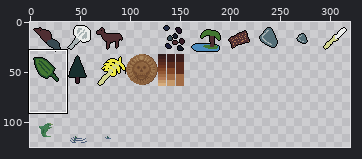
Edited in one commit: sprite sheet (tiles/resources.png). Above: a wide view before the commit, with the close-up outlined.
Close-up. Earlier state:
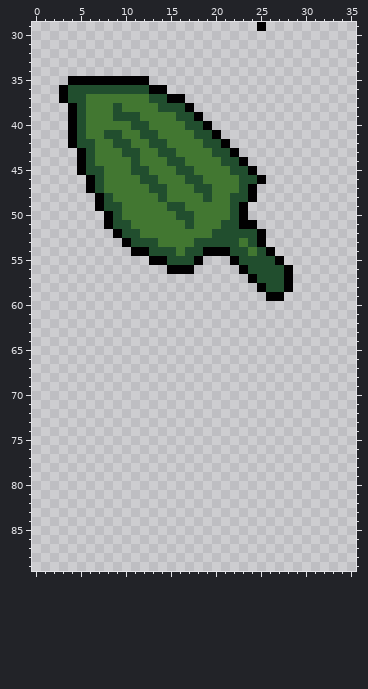
The file is 320x128 pixels. Colours within 5 levels of each other are drawn and written as one. Shown: x 0..35, y 29..89. The wide view leaves out empty margins.
And afterwards:
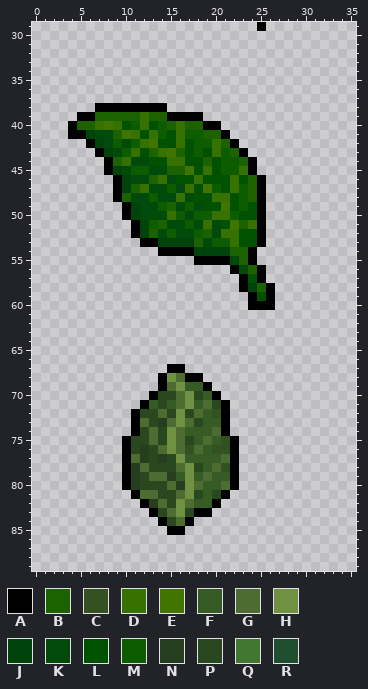
Palette (. is transparent): A #010001  B #1c6200  C #345121  D #377200  E #427500  F #375b25  G #4c6c32  H #719142  J #00440b  K #004b0c  L #005200  M #0c5c00  N #263e1f  P #294820  Q #427731  R #214e2e
Commit: Improve prime tobacco icon.
Changes in this commit:
Changed rows in their new state; - is an unchanged pixel.
first column x 3:
35 -.........----------------
36 ............--------------
37 ..............------------
38 -...AAAAAAAA...-----------
39 -.AABBBBBDBBAAA-----------
40 --BBDEDLMDLMBDBB-A--------
41 --AJKKBEDLDMLDMMBBA-------
42 -..AJKMKMDELLDLMMDBA------
43 --..AJKMDLBDEBLMLDMBA-----
44 --...ABDKKLLDDLLBLMMBA----
45 --...AJKMMKKBBELDLMMD-----
46 ---...AJKKBDKLLDLLLDLB----
47 ---...AJBDKKMKDLEMLDMBA---
48 ----..ABKKMKKDKLLDDLMBA---
49 ----...AJKKMBKMKLLELMLA---
50 -----..AJKKKDMKMMDDMLLA---
51 -----...AJMBKKMKDKLEBDA---
52 ------..AJBKMKKMBKDDLL----
53 -------..AAJJJJBKMMDLL----
54 --------...AAAAJJJJBBA..--
55 ----------.....-AAAKBA...-
56 ------------...----AKBA...
57 --------------------ALA...
58 --------------------AJBA..
59 ---------------------AL-.-
60 ---------------------AAA--
first column x 10:
67 -----AA------
68 ----AHGAA----
69 ----AGHFFA---
70 ---APPGHPFA--
71 --AFPFGHFGPA-
72 -APPGPHPGFCA-
73 -AGPNGHGPFFA-
74 -APGPHGFFFGA-
75 APPGPHGPFGFCA
76 APNPGHGCGFCCA
77 AGNPNPHFFFFGA
78 ANGPPPGHPFGCA
79 ANPGGNFHFGFFA
80 ANPPPGNHGFFGA
81 -AGGPPGHPFPA-
82 --ANGPHGFFA--
83 ---APGHPAA---
84 ----APGA-----
85 -----AA------
Changed places in both close-ups, as pixel boxes (x1, y1, x2, y2):
changed: (59, 76, 293, 310)
added: (122, 364, 239, 535)
